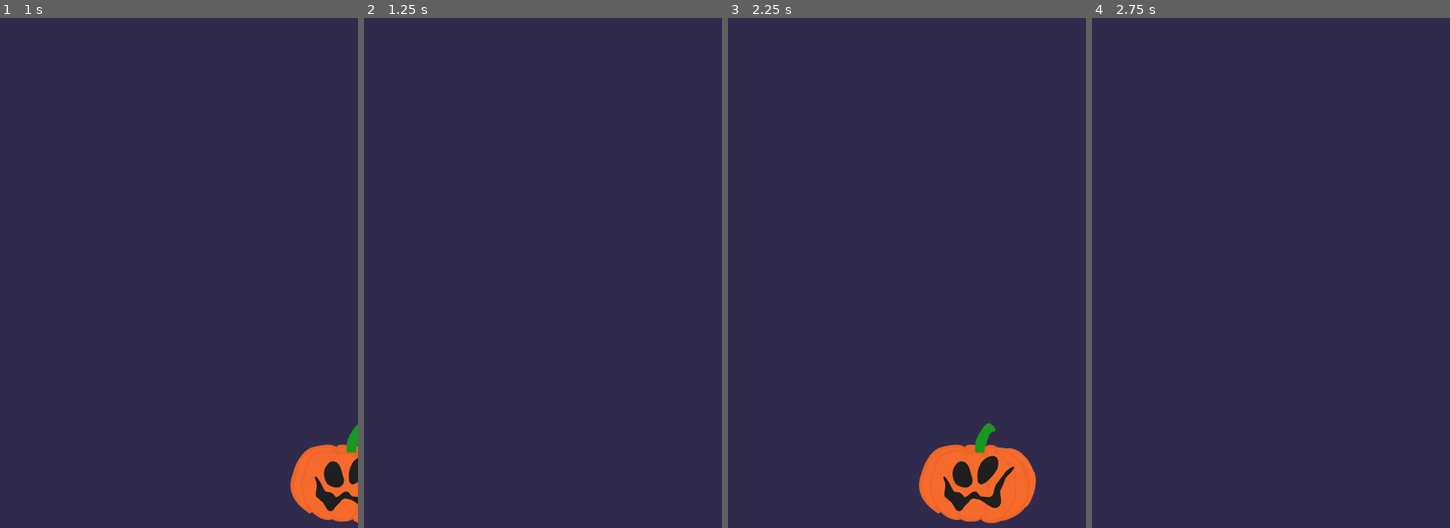
Above: before the commit, frames 1-4 (left to right).
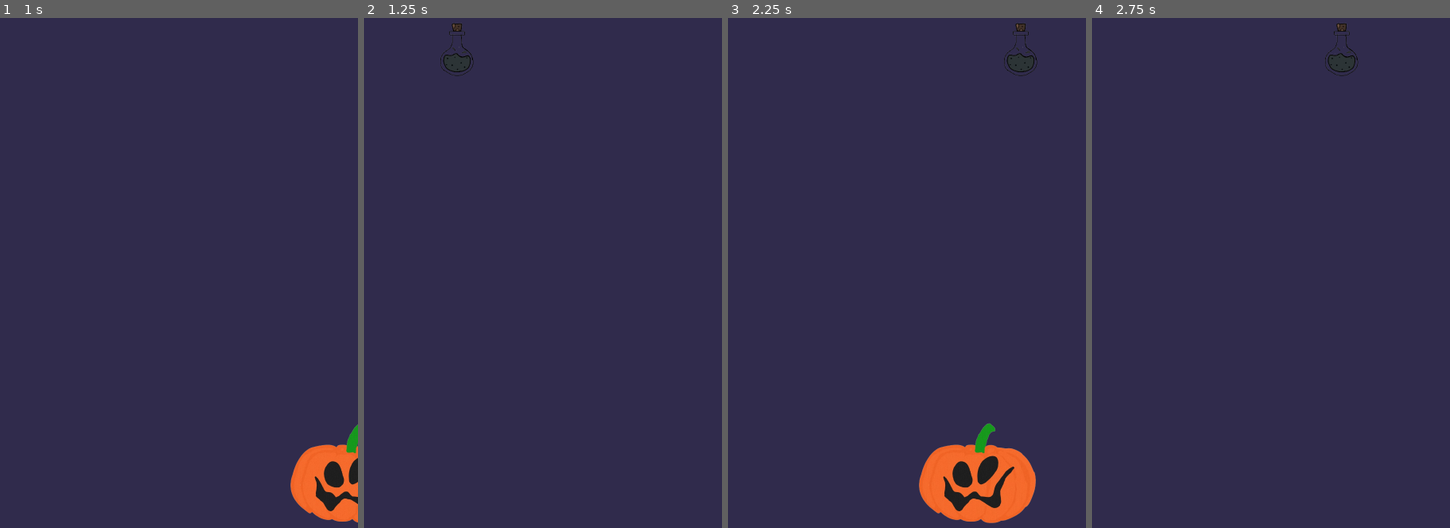
Above: after the commit, the same moments.

Repository: DruvanKarthik/Mr_Pumpkin
Game: Godot game, scene res://Scenes/background.tscn
Two runs of this game, one before a commit and one after it. Both use one fixed random seed, a clock stepped at 60 frames per second and the inputs below. Before the commit the project has no main scene; this scene is started directly in both runs.
Inputs:
- Up to frame 1 (1 s): tap Enter at 0.5 s; hold Right (ui_right) from 0.53 s (still down)
- Up to frame 2 (1.25 s): keep holding Right (ui_right)
- Up to frame 3 (2.25 s): release Right (ui_right) at 1.28 s; hold Left (ui_left) 1.28-2.03 s; hold Right (ui_right) from 2.03 s (still down)
- Up to frame 4 (2.75 s): keep holding Right (ui_right)

Frame 1 is identical in both runs. In frame 2, 0.2% of the frame differs, in the area x 21-31%, y 1-12%; in frame 3, 0.2%, in the area x 77-87%, y 1-12%; in frame 4, 0.2%.

Commit message:
added the potion and timed it to drop it form top

Diff:
--- a/new-game-project/Scenes/background.tscn
+++ b/new-game-project/Scenes/background.tscn
@@ -1,8 +1,10 @@
-[gd_scene load_steps=2 format=3 uid="uid://brxaptfs1kfog"]
+[gd_scene load_steps=3 format=3 uid="uid://brxaptfs1kfog"]
 
+[ext_resource type="Script" uid="uid://b5ymr2tf0b7g0" path="res://Scripts/background.gd" id="1_pojwb"]
 [ext_resource type="PackedScene" uid="uid://djac8rujuop5n" path="res://Scenes/Player.tscn" id="1_sn1xx"]
 
-[node name="Node2D" type="Node2D"]
+[node name="Main" type="Node2D"]
+script = ExtResource("1_pojwb")
 
 [node name="ColorRect" type="ColorRect" parent="."]
 offset_right = 90.0
@@ -11,3 +13,9 @@
 
 [node name="Player" parent="." instance=ExtResource("1_sn1xx")]
 position = Vector2(45, 146)
+
+[node name="Timer" type="Timer" parent="."]
+wait_time = 0.5
+autostart = true
+
+[connection signal="timeout" from="Timer" to="." method="_on_timer_timeout"]
--- /dev/null
+++ b/new-game-project/Scenes/potion.tscn
@@ -0,0 +1,12 @@
+[gd_scene load_steps=3 format=3 uid="uid://dbhbj4smt8dfc"]
+
+[ext_resource type="Script" uid="uid://b2hp3x3q0dbh" path="res://Scripts/potion.gd" id="1_nymo1"]
+[ext_resource type="Texture2D" uid="uid://cg8syai8cu7is" path="res://Assets/Pumpkin game/Potions sprite/Back potion/1000127573-removebg-preview.png" id="2_xi5ht"]
+
+[node name="Potion" type="Area2D"]
+script = ExtResource("1_nymo1")
+
+[node name="1000127573-removebg-preview" type="Sprite2D" parent="."]
+position = Vector2(15, 18)
+scale = Vector2(0.034, 0.034)
+texture = ExtResource("2_xi5ht")
--- /dev/null
+++ b/new-game-project/Scripts/background.gd
@@ -0,0 +1,15 @@
+extends Node2D
+
+var potion = preload("res://Scenes/potion.tscn")
+
+func _ready() -> void:
+	pass
+
+func _process(delta: float) -> void:
+	pass
+
+func _on_timer_timeout() -> void:
+	var random_x = randf_range(0, get_viewport_rect().size.x)
+	var new_potion = potion.instantiate()        # 1. Create the instance
+	new_potion.position = Vector2(random_x, -200) # 2. Set its position
+	add_child(new_potion)                         # 3. Add it to the scene
--- /dev/null
+++ b/new-game-project/Scripts/potion.gd
@@ -0,0 +1,5 @@
+extends Area2D
+var speed = 300
+
+func _process(delta: float) -> void:
+	position.y += delta*speed
--- a/new-game-project/project.godot
+++ b/new-game-project/project.godot
@@ -11,6 +11,7 @@
 [application]
 
 config/name="New Game Project"
+run/main_scene="uid://brxaptfs1kfog"
 config/features=PackedStringArray("4.4", "Forward Plus")
 config/icon="res://icon.svg"
 
Not shown, added: new-game-project/Scripts/background.gd.uid
Not shown, added: new-game-project/Scripts/potion.gd.uid
